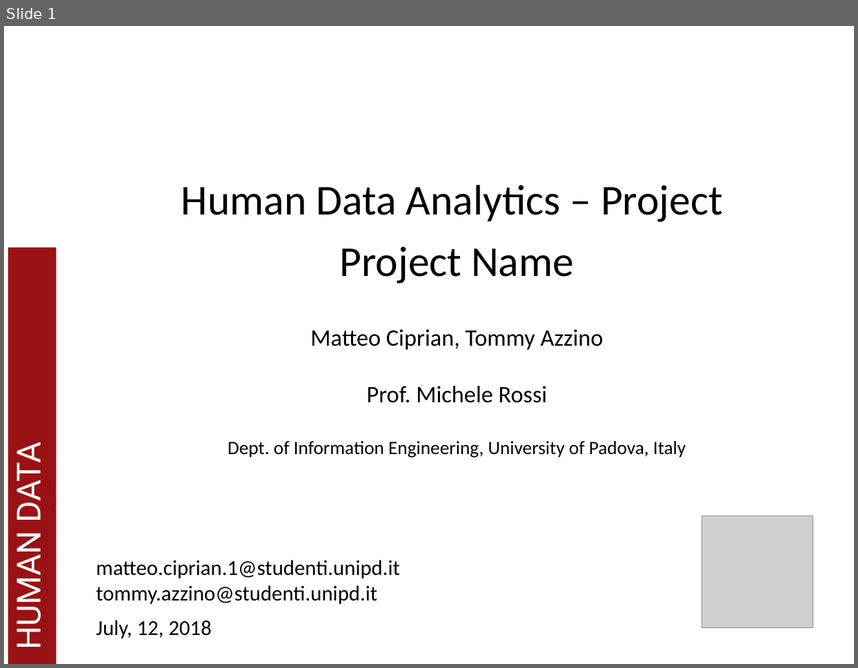
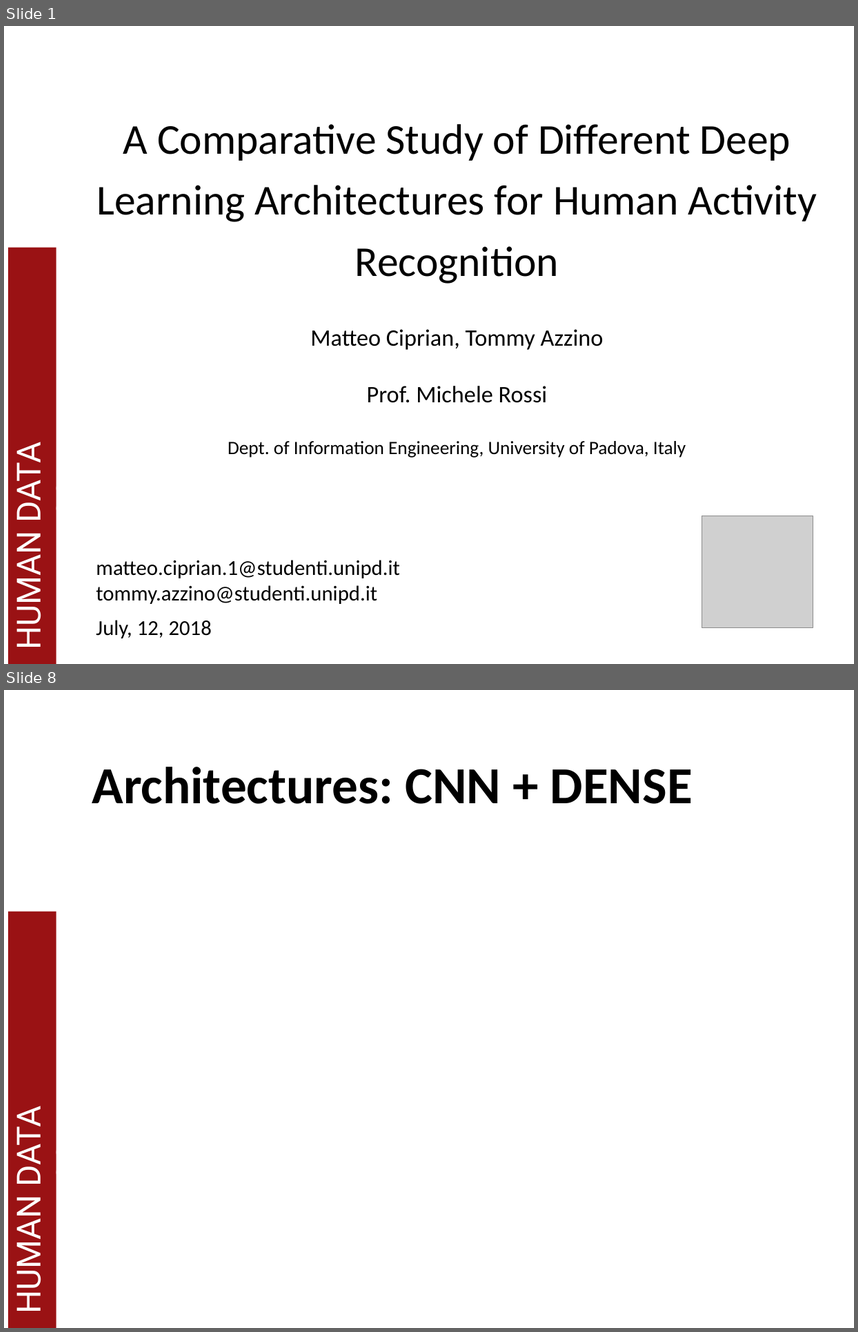
Before and after one commit to MatCip/HDA_project, a slide deck: slides_hda_project.pptx. Shown one above the other, each under a label of ours: slide 1 before the commit, slides 1 and 8 after it; the slides between them are not shown. The pictures are 858x668 and 858x1332 pixels, drawn with LibreOffice and Linux fonts; fonts in the diff are those of the drawing; grey boxes stand for pictures; background and template pictures are left out. Boxes give left, top, right and bottom in pixels: in the first picture for what was removed or moved away, otherwise in the second. Text is boxed around its words. In the diff, an @@ line names an element or a change of style, - is before the commit and + after.

```diff
--- a/slides_hda_project.pptx
+++ b/slides_hda_project.pptx
@@ slide 8 added at [4, 690, 854, 1328], background #FFFFFF; not listed: 2 template elements that a slide beside it also shows @@
@@ title added at [92, 767, 693, 804], 44 pt, text #000000, bold @@
+Architectures: CNN + DENSE
@@ slide 1 changed as well @@
@@ title at [96, 124, 817, 283]: text changed @@
-Human Data Analytics – Project
-Project Name
+A Comparative Study of Different Deep Learning Architectures for Human Activity Recognition
```
Also in this commit, not shown: 2 other slides changed, 14 other slides added, 12 slides removed, 2 other files.
